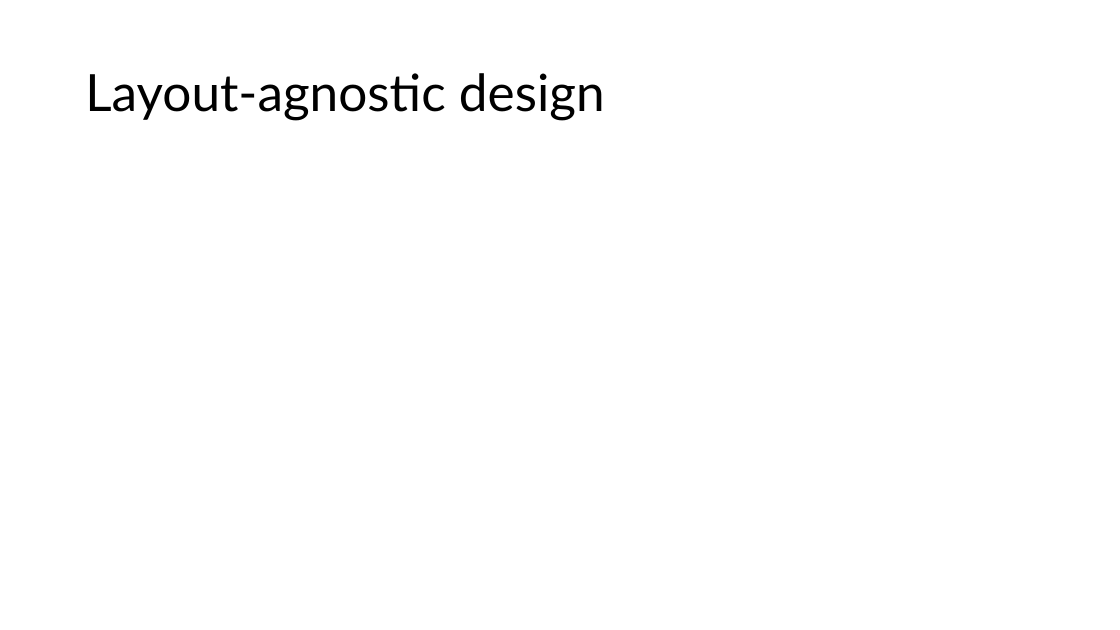
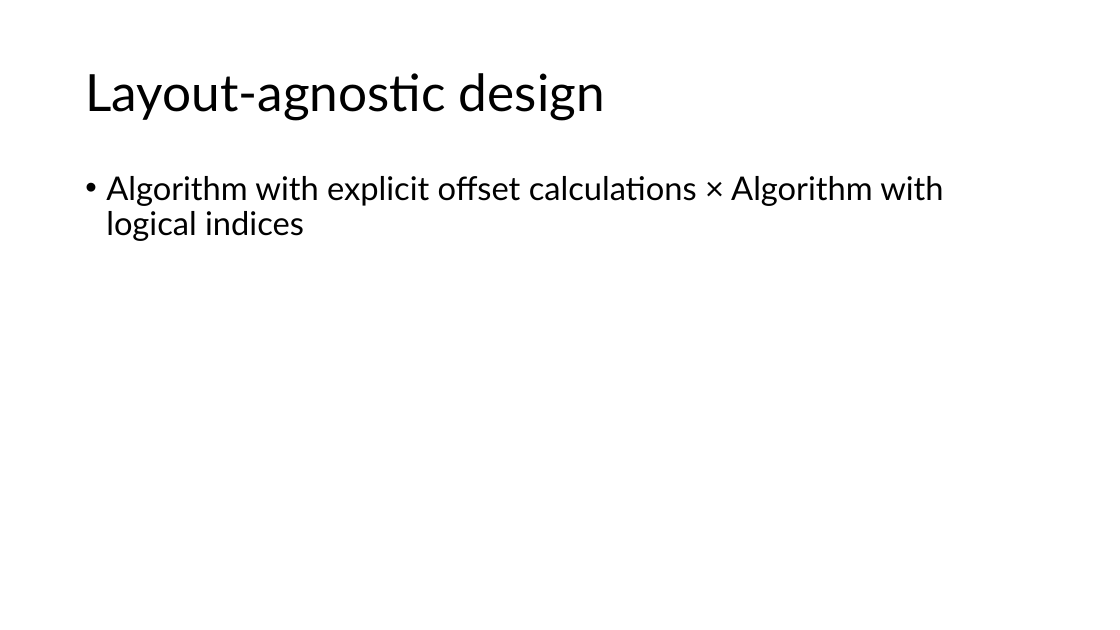
Before and after one commit to jiriklepl/phd-thesis, a slide deck: slide 4 of slides/Optimizing Memory Layouts and Traversal Orders in High-Performance Computing.pptx (slide 3 before the commit). Drawn at 1120x630 pixels with LibreOffice and Linux fonts; fonts in the diff are those of the drawing. Boxes give left, top, right and bottom in pixels: in the first picture for what was removed or moved away, otherwise in the second. Text is boxed around its words. In the diff, an @@ line names an element or a change of style, - is before the commit and + after.

```diff
--- a/slides/Optimizing Memory Layouts and Traversal Orders in High-Performance Computing.pptx
+++ b/slides/Optimizing Memory Layouts and Traversal Orders in High-Performance Computing.pptx
@@ text added at [106, 176, 943, 241], 28 pt, text #000000 @@
+• Algorithm with explicit offset calculations × Algorithm with logical indices
```
Also in this commit, not shown: 1 other slide changed, 1 slide added.
